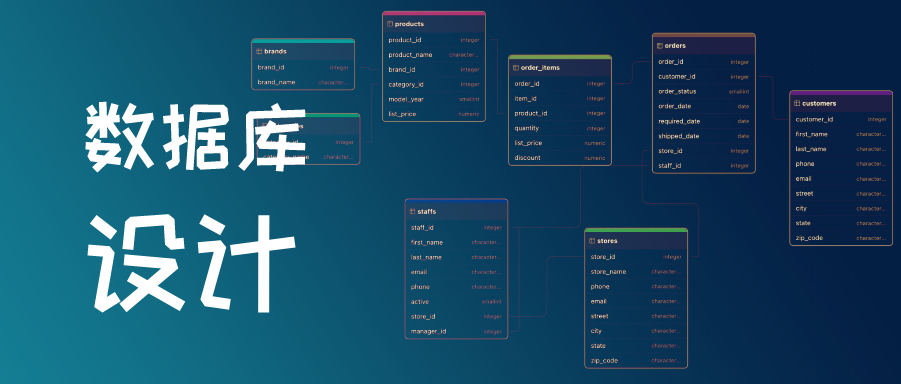
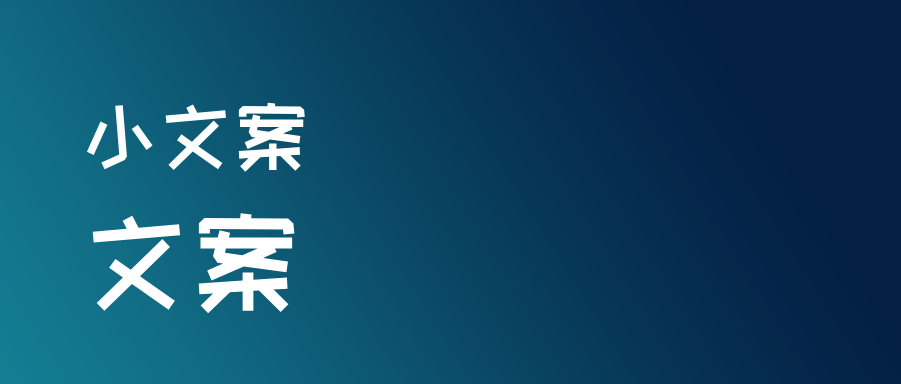
Before/after of a 901x384 layered artwork. What changed in the layer stack:
renamed "数据库 设计" to "小文案 文案", painted on it over [85, 101, 306, 314]
removed layer "mmexport1725326586635" (was lighten) over [228, 4, 898, 384]
